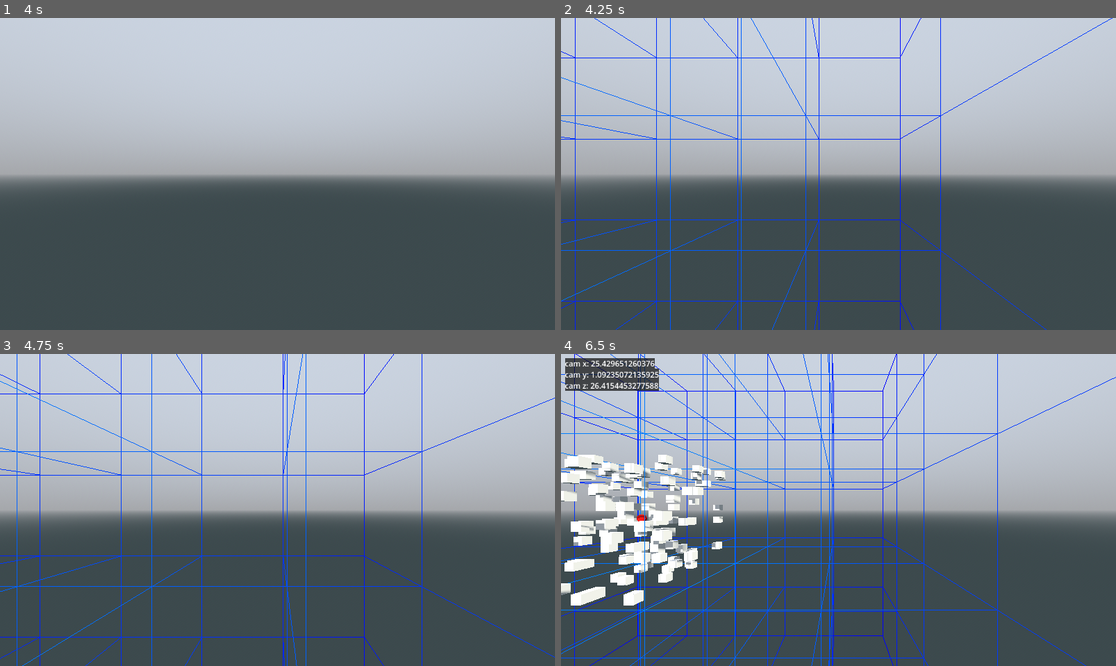
Above: before the commit, frames 1-4 (two rows, left to right).
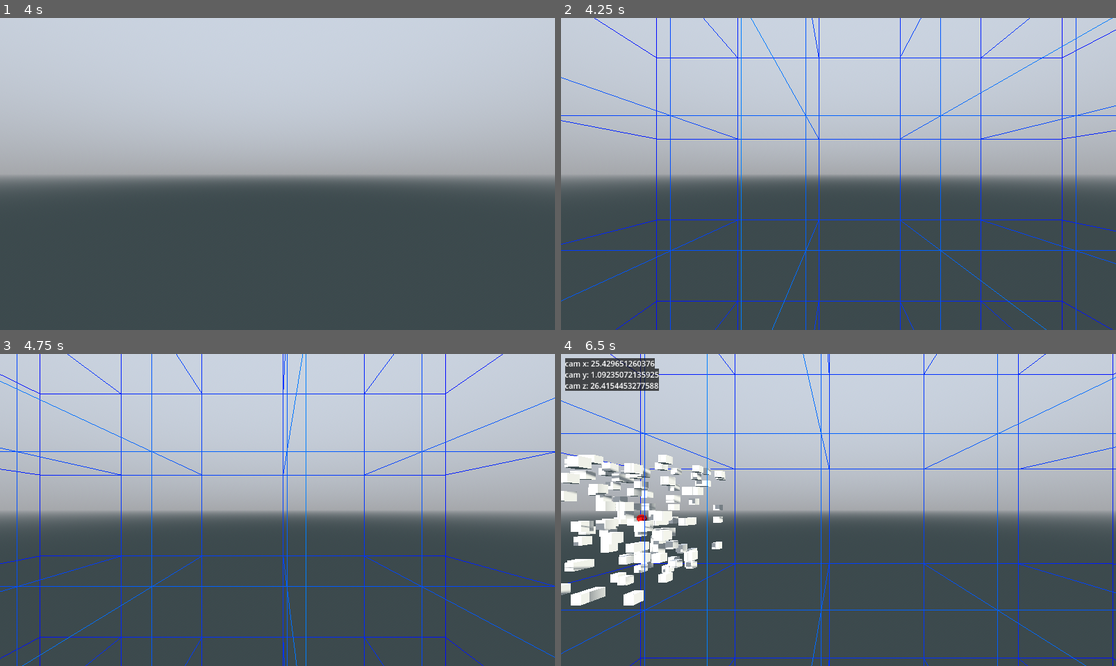
Above: after the commit, the same moments.

Repository: pixerhp/Hatchetflair
Game: Godot game, scene res://topscenes/gameplay_topscene.tscn
The game is run twice, just before and just after one commit, with the same random seed, the same clock (stepped at 60 frames per second) and the same inputs.
Inputs (mouse positions are in pixels of both pictures, inside the frame that each line leads up to):
- Up to frame 1 (4 s): move the mouse to (399, 158) at 0.52 s; hold D (move_right) 0.53-1.28 s; hold Shift (speed_faster) 0.53-1.28 s; click (399, 158) at 0.67 s; move the mouse to (166, 189) at 1.27 s; hold S (move_backwards) 1.28-2.03 s; tap Ctrl (speed_slower) at 1.35, 2.85 s; tap Enter at 2, 3.5 s; move the mouse to (333, 105) at 2.02 s; hold D (move_right) 2.03-2.78 s; hold Shift (speed_faster) 2.03-2.78 s; tap Space (move_jump_up) at 2.75 s; move the mouse to (249, 236) at 2.77 s; hold W (move_forwards) 2.78-3.53 s; click (249, 236) at 2.92 s; move the mouse to (444, 220) at 3.52 s; hold A (move_left) from 3.53 s (still down); hold Shift (speed_faster) from 3.53 s (still down)
- Up to frame 2 (4.25 s): keep holding A (move_left); keep holding Shift (speed_faster); tap F6 (debug_borders) at 4.15 s
- Up to frame 3 (4.75 s): keep holding A (move_left); move the mouse to (111, 463) at 4.27 s; release Shift (speed_faster) at 4.28 s; tap Ctrl (speed_slower) at 4.35 s
- Up to frame 4 (6.5 s): tap F5 (debug_info) at 4.9 s; move the mouse to (866, 510) at 5.02 s; release A (move_left) at 5.03 s; hold S (move_backwards) 5.03-5.78 s; hold Shift (speed_faster) 5.03-5.78 s; click (866, 510) at 5.17 s; move the mouse to (755, 432) at 5.77 s; hold D (move_right) from 5.78 s (still down); tap Ctrl (speed_slower) at 5.85 s

Frame 1 is identical in both runs. In frame 2, 2.4% of the frame differs, in the area x 0-100%, y 0-100%; in frame 3, 1.2%; in frame 4, 5.6%.
Error before the commit: Invalid access to property or key 'position' on a base object of type 'null instance'. (res://scripts/autoloaded/debug_draw.gd:232)

Commit message:
Fix DebugDraw getting FlyCam node ref

Diff:
--- a/scripts/autoloaded/debug_draw.gd
+++ b/scripts/autoloaded/debug_draw.gd
@@ -6,7 +6,7 @@
 var lines_immediate_mesh: ImmediateMesh = ImmediateMesh.new()
 var lines_to_draw: Array[Array] = [] # Expects each line as: [Vector3, Vector3, Color (optional)]
 
-@onready var cam_node: Node = %FlyCam
+@onready var cam_node: Node = get_tree().current_scene.find_child("FlyCam")
 var borders_draw_mode: int = 0
 var chunkborders_mesh_instance: MeshInstance3D = MeshInstance3D.new()
 var chunkborders_arraymesh: ArrayMesh = ArrayMesh.new()
